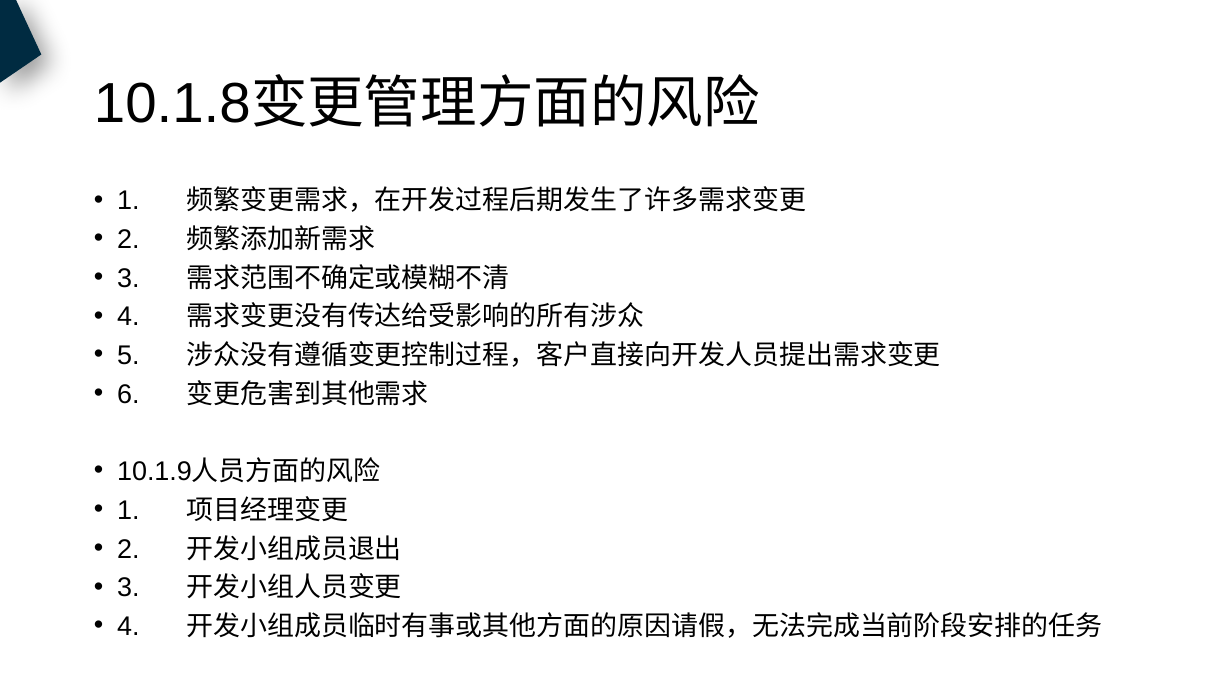
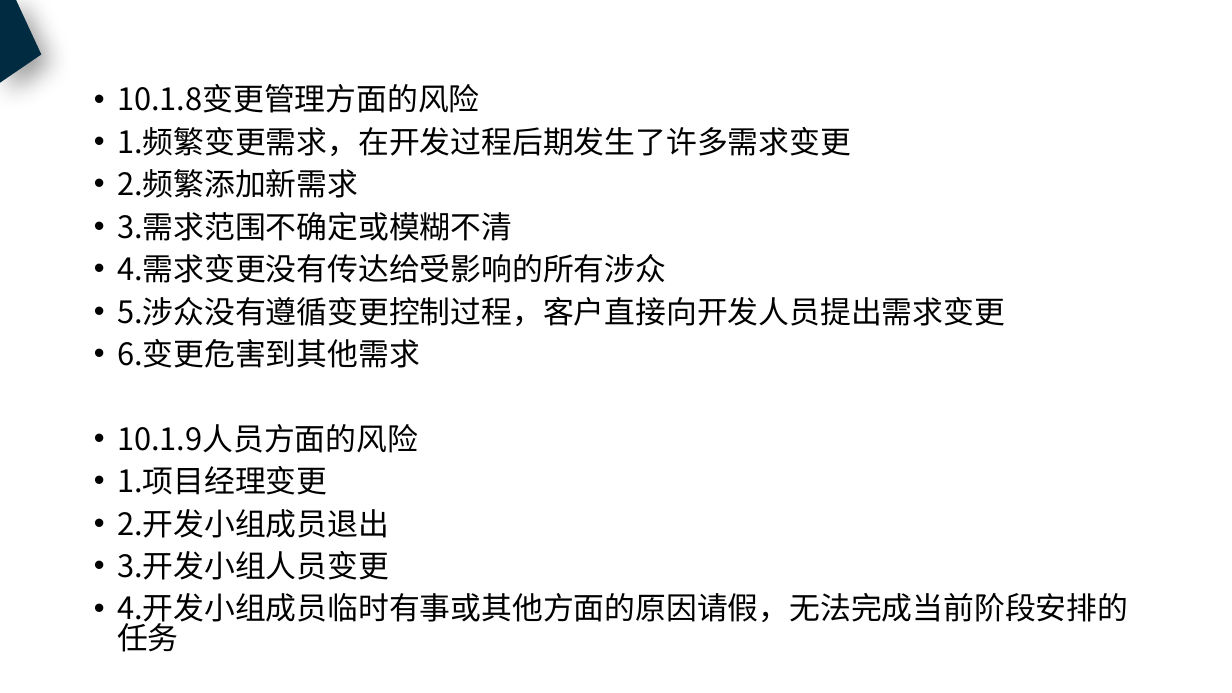
Before and after one commit to PRD2018-G18/PRD2018, a slide deck: slide 43 of 非受控文档/过程文档/需求工程计划/需求工程计划.pptx (slide 34 before the commit). Drawn at 1232x693 pixels with LibreOffice and Linux fonts; fonts in the diff are those of the drawing. Boxes give left, top, right and bottom in pixels: in the first picture for what was removed or moved away, otherwise in the second. Text is boxed around its words. In the diff, an @@ line names an element or a change of style, - is before the commit and + after.

Commit message:
修改项目干系人，工作任务分解

```diff
--- a/非受控文档/过程文档/需求工程计划/需求工程计划.pptx
+++ b/非受控文档/过程文档/需求工程计划/需求工程计划.pptx
@@ text "10.1.8变更管理方面的风险": place and size @@
-text "10.1.8变更管理方面的风险" at box(117, 186, 1102, 638)
+text "10.1.8变更管理方面的风险" at box(117, 84, 1128, 652)
@@ title removed at box(94, 77, 760, 127) @@
-10.1.8变更管理方面的风险
@@ text at box(117, 84, 1005, 368): text changed; size 21 to 24 pt; font Arial to Noto Sans CJK SC @@
-• 1. 频繁变更需求，在开发过程后期发生了许多需求变更
-• 2. 频繁添加新需求
-• 3. 需求范围不确定或模糊不清
-• 4. 需求变更没有传达给受影响的所有涉众
-• 5. 涉众没有遵循变更控制过程，客户直接向开发人员提出需求变更
-• 6. 变更危害到其他需求
+• 10.1.8变更管理方面的风险
+• 1.频繁变更需求，在开发过程后期发生了许多需求变更
+• 2.频繁添加新需求
+• 3.需求范围不确定或模糊不清
+• 4.需求变更没有传达给受影响的所有涉众
+• 5.涉众没有遵循变更控制过程，客户直接向开发人员提出需求变更
+• 6.变更危害到其他需求
@@ text at box(117, 424, 418, 453): size 21 to 24 pt, font Arial to Noto Sans CJK SC in "10.1.9人员方面的风险" @@
@@ text at box(117, 466, 1128, 652): text changed; size 21 to 24 pt; font Arial to Noto Sans CJK SC @@
-• 1. 项目经理变更
-• 2. 开发小组成员退出
-• 3. 开发小组人员变更
-• 4. 开发小组成员临时有事或其他方面的原因请假，无法完成当前阶段安排的任务
+• 1.项目经理变更
+• 2.开发小组成员退出
+• 3.开发小组人员变更
+• 4.开发小组成员临时有事或其他方面的原因请假，无法完成当前阶段安排的任务
```
Also in this commit, not shown: 37 other slides changed, 13 slides added, 3 slides removed, 5 other files.
